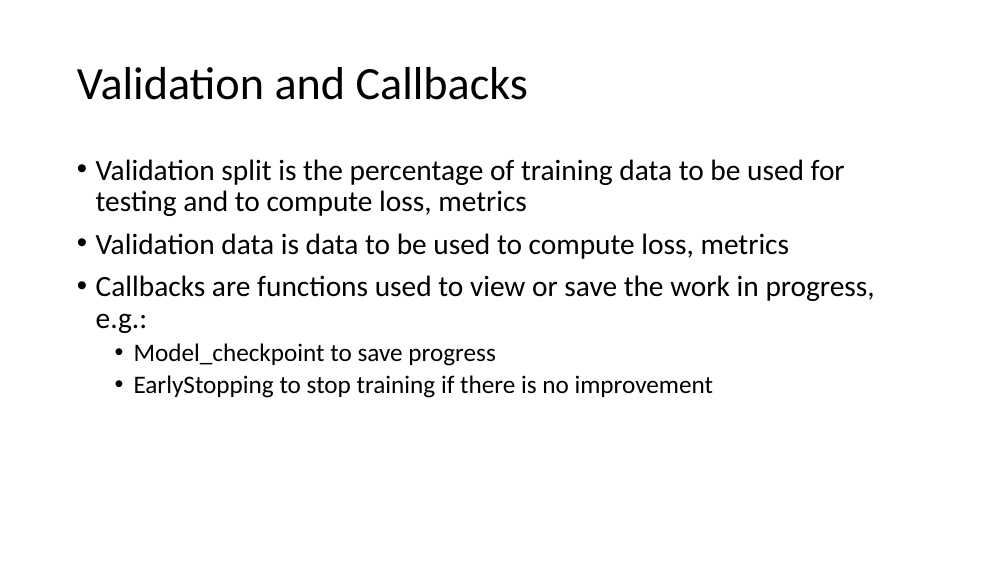
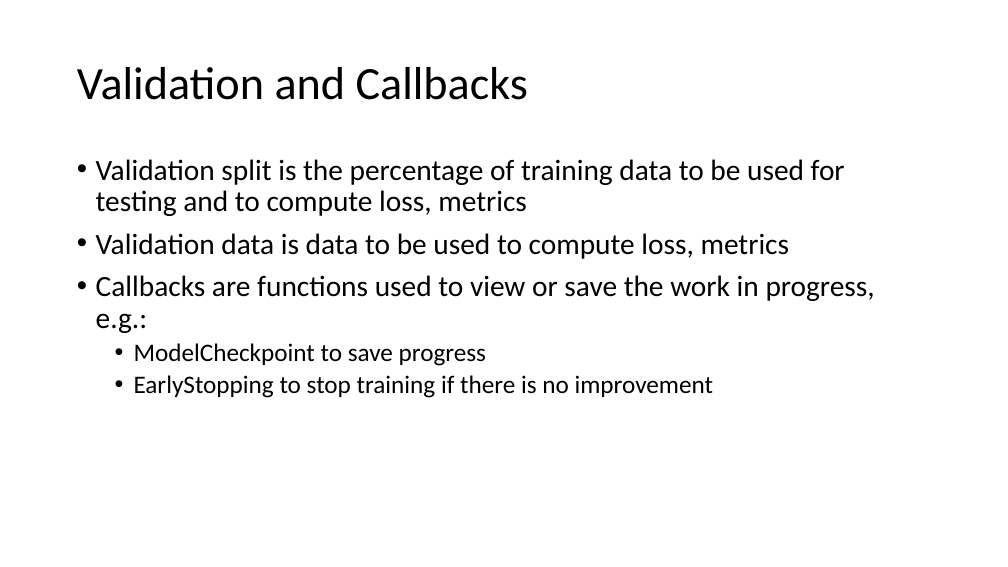
Before and after one commit to gmarchet/dnn-workshop, a slide deck: slide 11 of day1/Introduction to Keras - Part 2.pptx. Drawn at 1008x567 pixels with LibreOffice and Linux fonts; fonts in the diff are those of the drawing. Boxes give left, top, right and bottom in pixels: in the first picture for what was removed or moved away, otherwise in the second. Text is boxed around its words. In the diff, an @@ line names an element or a change of style, - is before the commit and + after.

```diff
--- a/day1/Introduction to Keras - Part 2.pptx
+++ b/day1/Introduction to Keras - Part 2.pptx
@@ text at (134, 343, 486, 366): text changed @@
-  • Model_checkpoint to save progress
+  • ModelCheckpoint to save progress
```
Also in this commit, not shown: 2 other slides changed, 1 other file.
